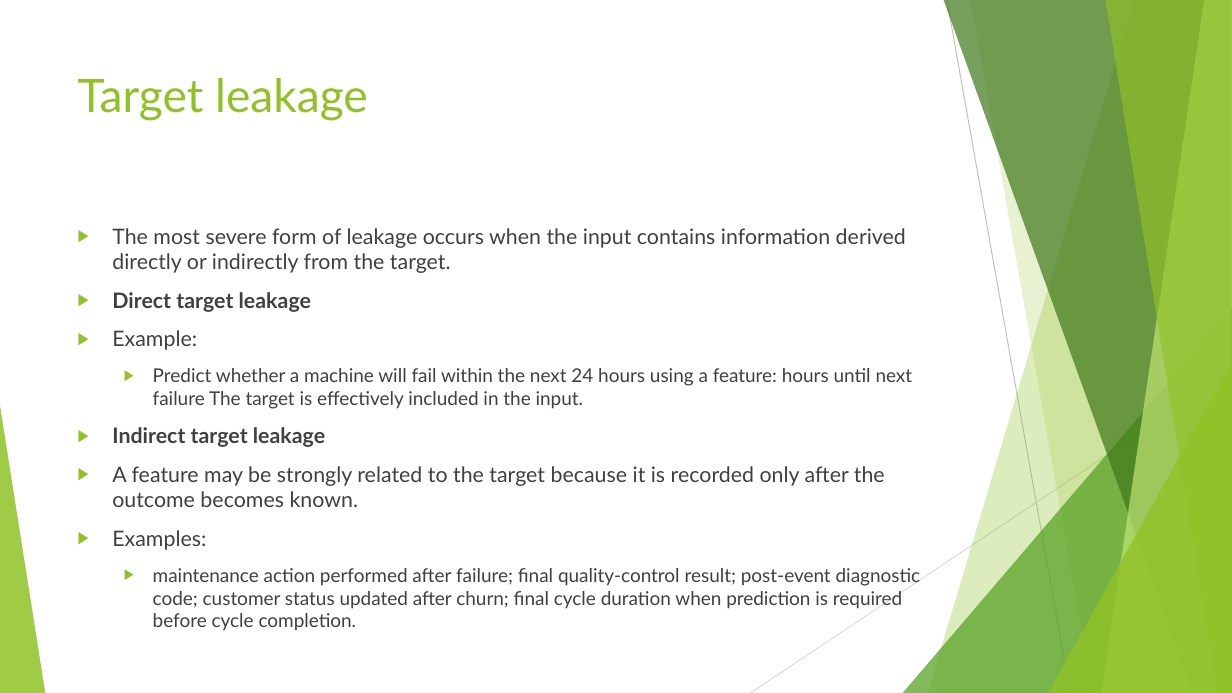
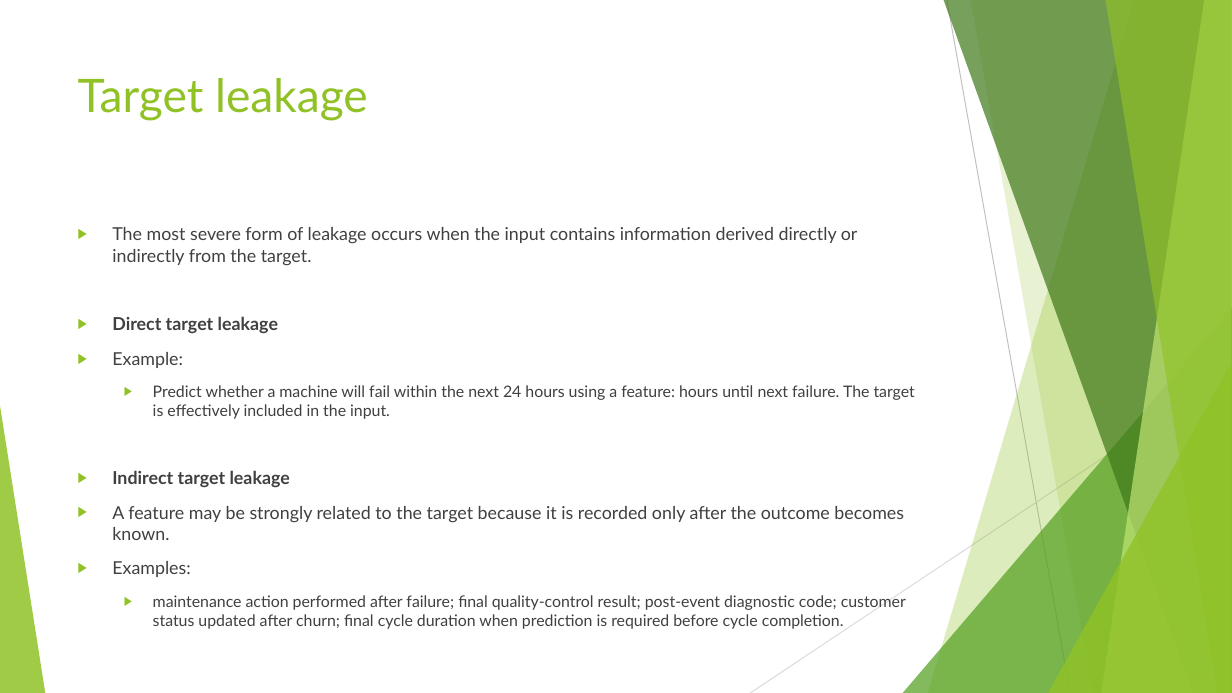
Before and after one commit to FranzGH/timeseries, a slide deck: slide 102 of Slides/02 Training, Validation, Test and Data Leakage.pptx. Drawn at 1232x693 pixels with LibreOffice and Linux fonts; fonts in the diff are those of the drawing. Boxes give left, top, right and bottom in pixels: in the first picture for what was removed or moved away, otherwise in the second. Text is boxed around its words. In the diff, an @@ line names an element or a change of style, - is before the commit and + after.

```diff
--- a/Slides/02 Training, Validation, Test and Data Leakage.pptx
+++ b/Slides/02 Training, Validation, Test and Data Leakage.pptx
@@ text at [112, 227, 906, 629]: size 16.6 to 13.9 pt in "The most severe form of leakage occurs ...", "Direct target leakage", "Example:", "Indirect target leakage" and 2 more places; size 14.8 to 12.4 pt in "maintenance action performed after failure; final quality-co ..." @@
@@ text at [153, 385, 915, 419]: text changed; size 14.8 to 12.4 pt @@
-  ▶ Predict whether a machine will fail within the next 24 hours using a feature: hours until next failure The target is effectively included in the input.
+  ▶ Predict whether a machine will fail within the next 24 hours using a feature: hours until next failure. The target is effectively included in the input.
```
Also in this commit, not shown: 78 other slides changed, 1 slide added, 1 slide removed, 1 other file.
